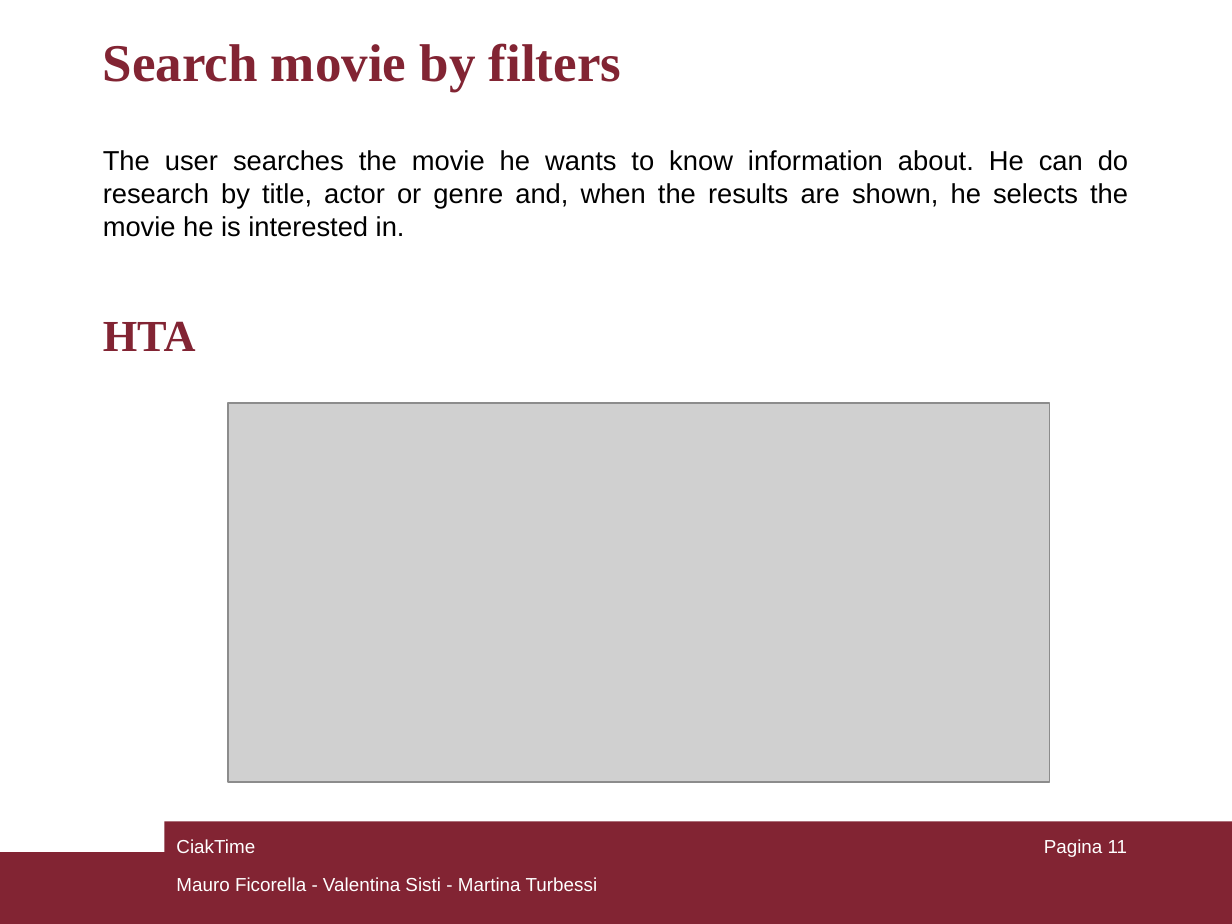
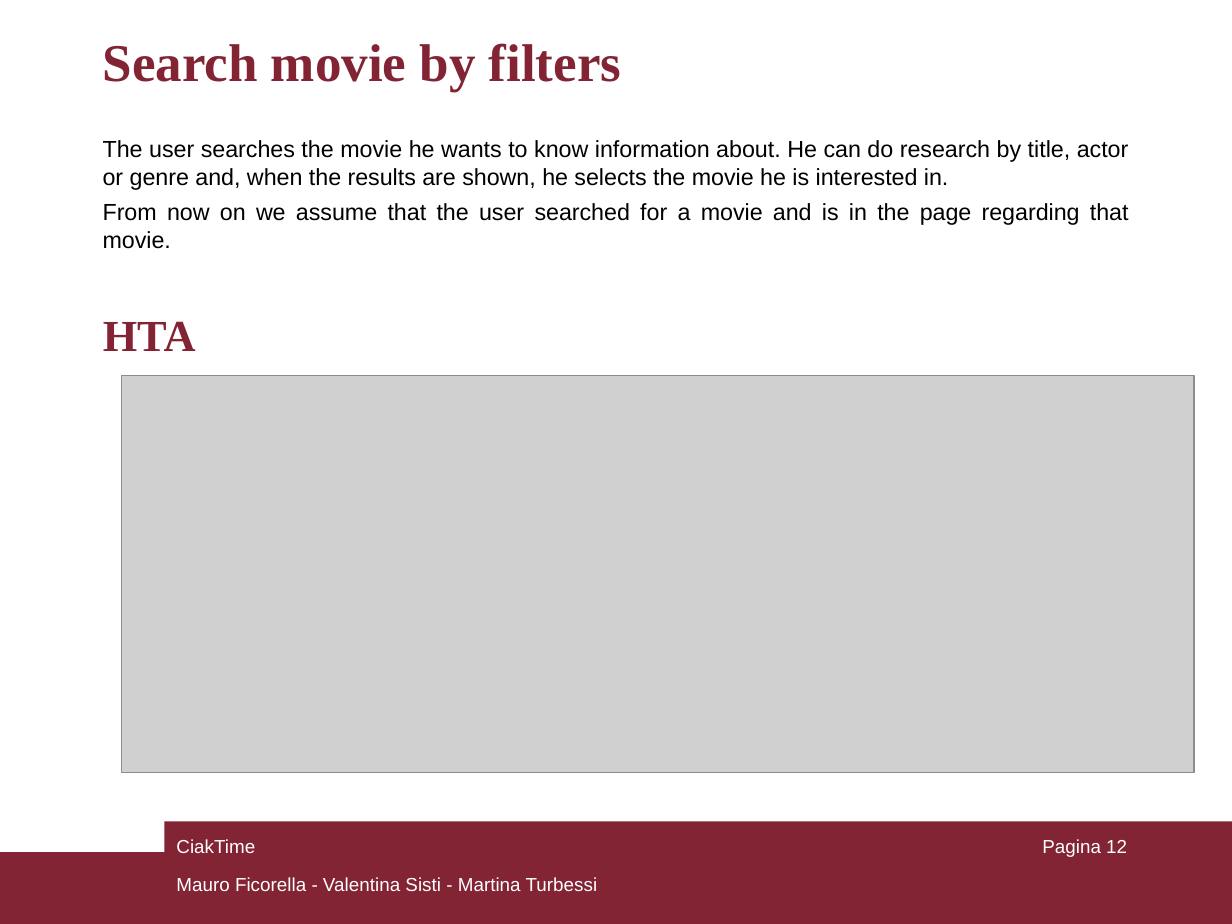
Before and after one commit to mauroficorella/Human-Computer-Interaction, a slide deck: slide 12 of Documentazione/CiakTime_HCI.ppt (slide 11 before the commit). Drawn at 1232x924 pixels with LibreOffice and Linux fonts; fonts in the diff are those of the drawing; grey boxes stand for pictures. Boxes give left, top, right and bottom in pixels: in the first picture for what was removed or moved away, otherwise in the second. Text is boxed around its words. In the diff, an @@ line names an element or a change of style, - is before the commit and + after.

```diff
--- a/Documentazione/CiakTime_HCI.ppt
+++ b/Documentazione/CiakTime_HCI.ppt
@@ text "The user searches the movie ...": place and size @@
-text "The user searches the movie ..." at [103,150,1128,237]
+text "The user searches the movie ..." at [103,140,1129,249]
@@ text at [103,140,1129,190]: size 16 to 13.6 pt in "The user searches the movie he wants ..." @@
@@ text at [103,203,1129,249]: paragraph added @@
+From now on we assume that the user searched for a movie and is in the page regarding that movie.
@@ picture: place and size @@
-picture at [228,403,1050,782]
+picture at [121,376,1194,772]
@@ page number at [1042,839,1127,857]: text changed @@
-Pagina 11
+Pagina 12
```
Also in this commit, not shown: 3 other slides changed, 1 slide added, 3 other files.
